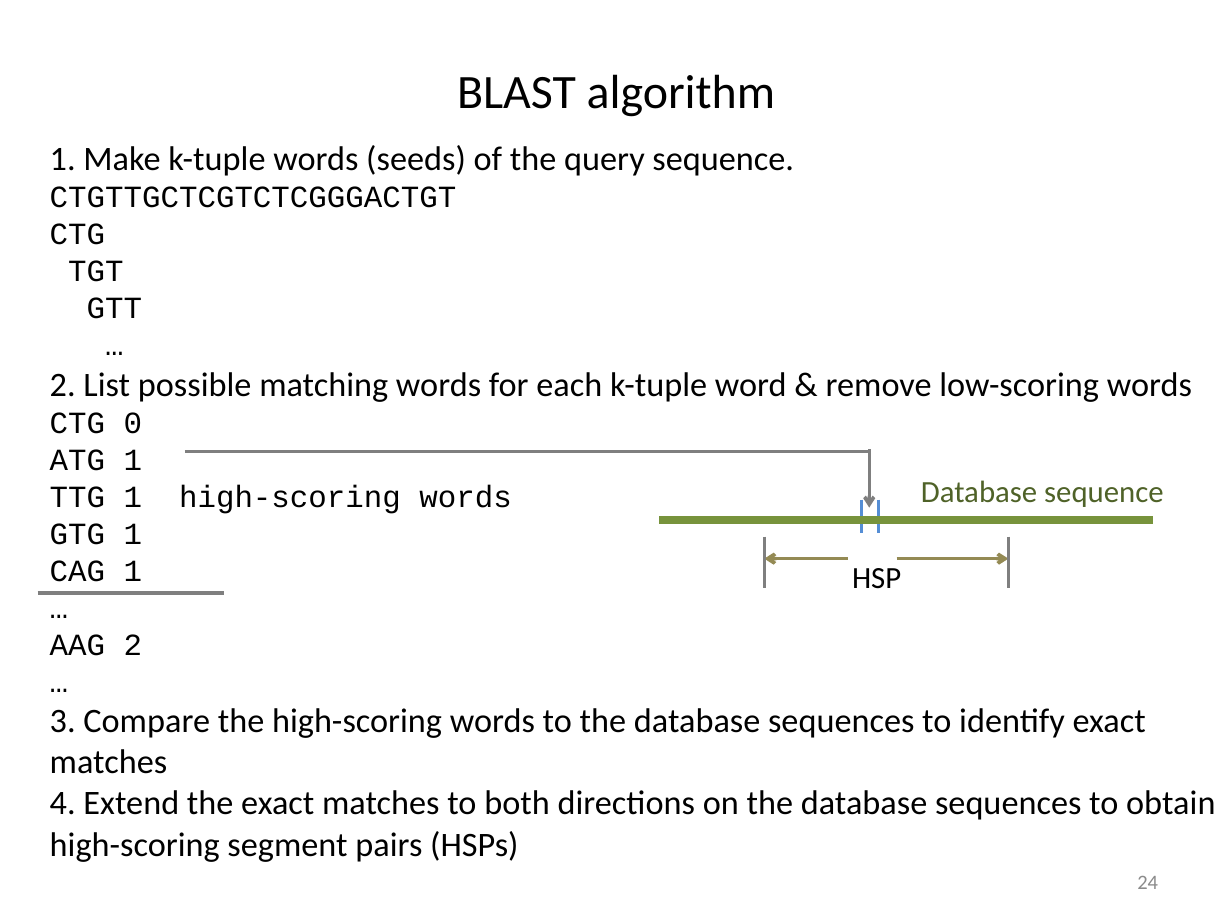
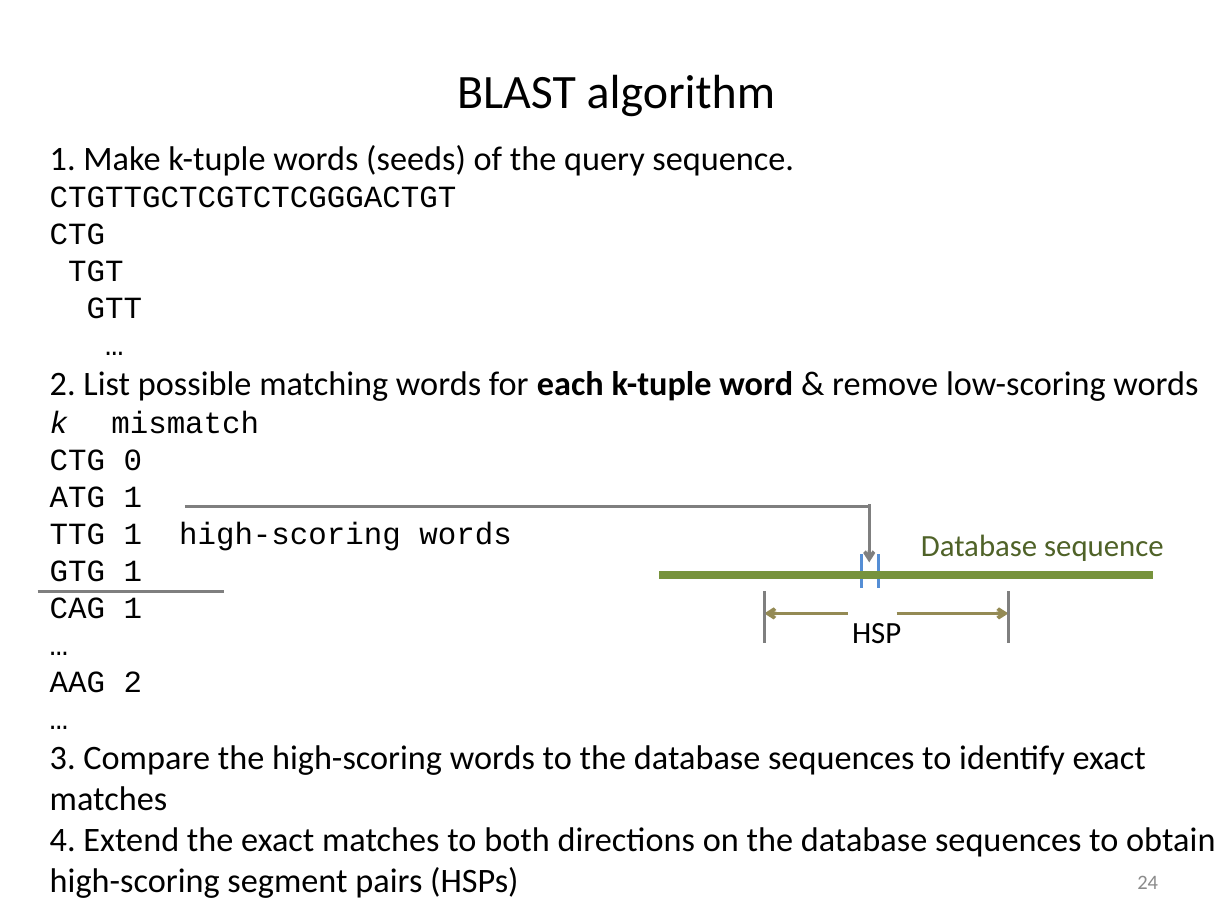
Before and after one commit to ravinpoudel/PLPTH813Bioinformatics, a slide deck: slide 24 of lectures/lecture07_alignment_I.pptx. Drawn at 1232x924 pixels with LibreOffice and Linux fonts; fonts in the diff are those of the drawing. Boxes give left, top, right and bottom in pixels: in the first picture for what was removed or moved away, otherwise in the second. Text is boxed around its words. In the diff, an @@ line names an element or a change of style, - is before the commit and + after.

```diff
--- a/lectures/lecture07_alignment_I.pptx
+++ b/lectures/lecture07_alignment_I.pptx
@@ text at (50, 371, 1198, 401): bold on in "each k-tuple word" @@
@@ text at (50, 411, 259, 434): paragraph added @@
+k mismatch
@@ 6 lines, 3 arrows, 2 texts: place and size @@
-6 lines, 3 arrows, 2 texts at (185, 450, 1163, 589)
+6 lines, 3 arrows, 2 texts at (185, 504, 1163, 644)
```
Also in this commit, not shown: 3 other slides changed.
